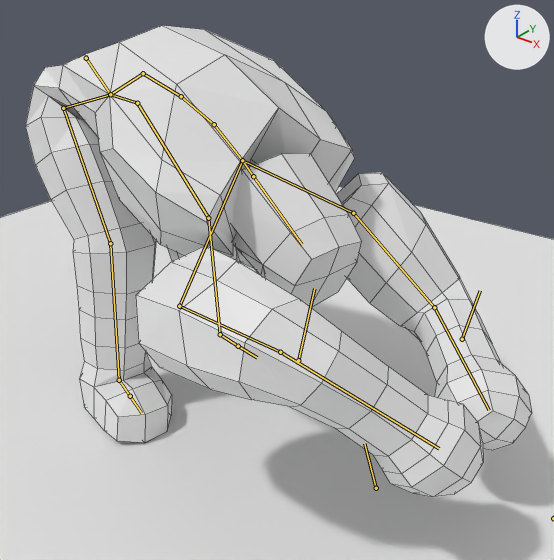
The Blender file Models/Tiki.blend, before and after one commit.
Both versions are drawn from a camera (50 mm lens) standing at (9.43, -8.57, 7.41) and looking at (2.71, -0.18, 2.21). Every picture has the same lights, and +X, +Y and +Z are marked at upper right. Both versions are drawn at frame 10 of the action 'FwdSpSmash'; the numbers are the values there. The bones that bend it are drawn over the model as lines. Mesh edges are drawn as thin lines.

The first picture shows 'Plane', 'head', 'torso'.
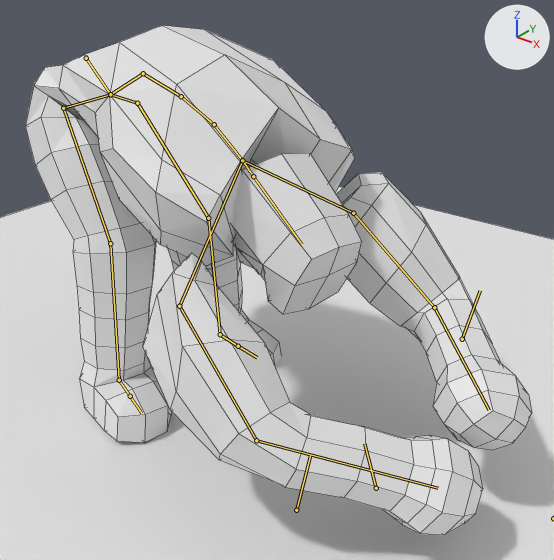
What differs and where, as boxes (x1, y1, x2, y2) in the pictures (554 x 560 px):
'torso', posed (8% taller): before (25, 25, 532, 497); after (25, 25, 532, 535)
bone 'Bone.025', root to tip: before (298, 360) to (314, 288); after (296, 510) to (310, 455)

The change in detail:
Bone 'Bone.025' (bone_bone_025) moves from (8.6, -2.94, -0.35) to (8.6, -5.17, -0.35).
